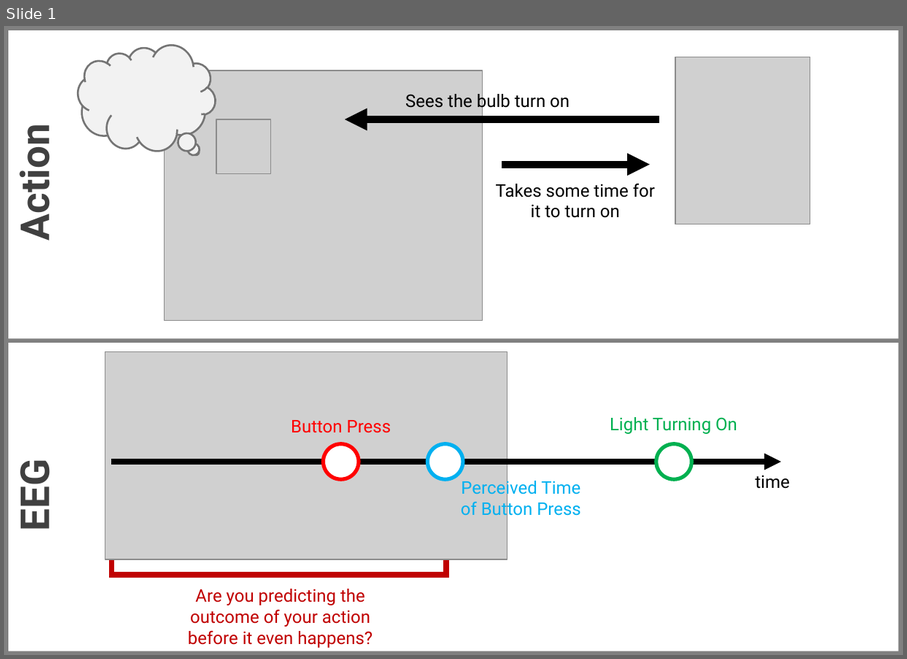
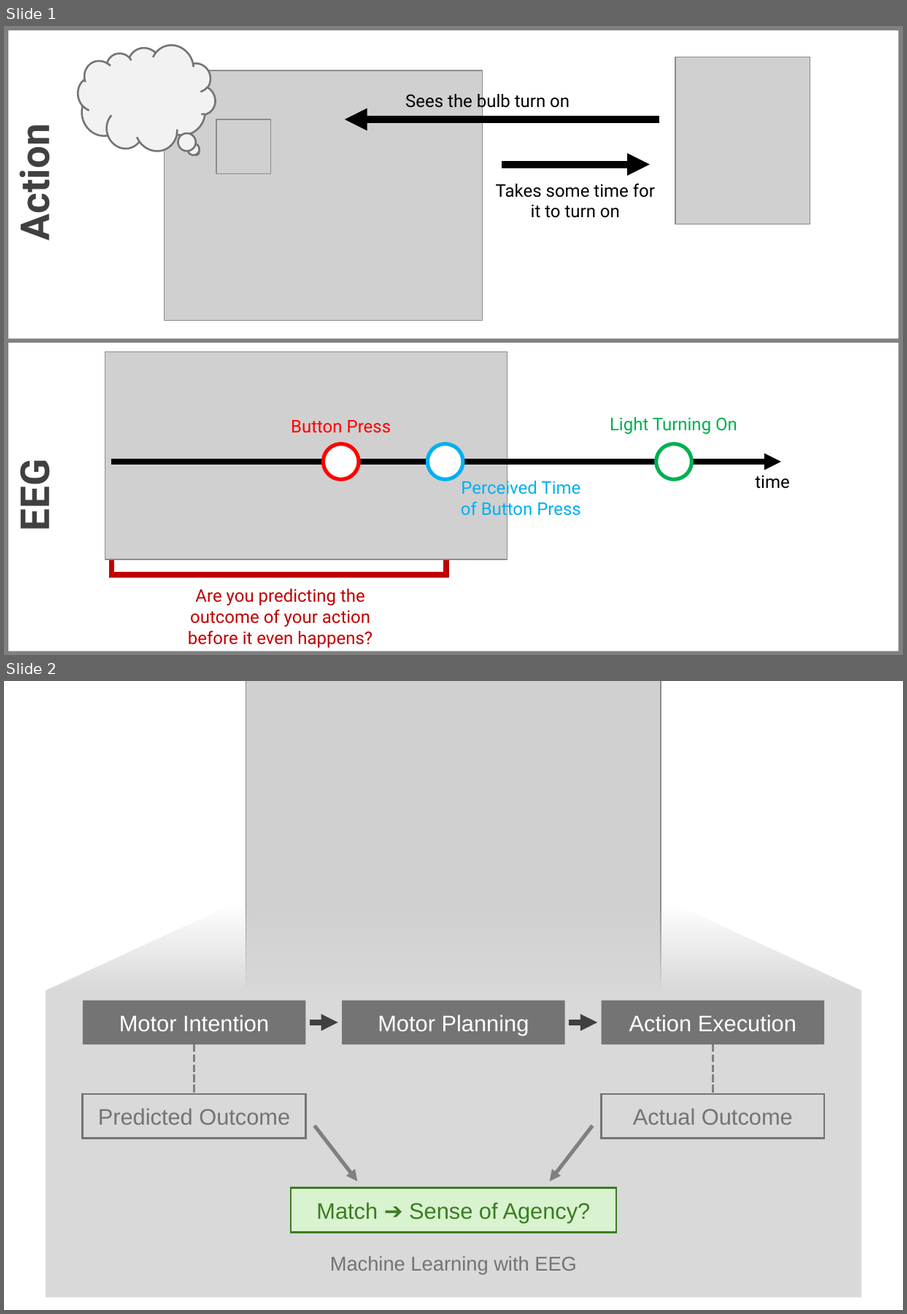
Before and after one commit to anwaypimpalkar/anwaypimpalkar.github.io, a slide deck: content/iitb/cover.pptx. Shown one above the other, each under a label of ours: slide 1 before the commit, slides 1 and 2 after it. The pictures are 907x659 and 907x1314 pixels, drawn with LibreOffice and Linux fonts; fonts in the diff are those of the drawing; grey boxes stand for pictures; background and template pictures are left out. Boxes give left, top, right and bottom in pixels: in the first picture for what was removed or moved away, otherwise in the second. Text is boxed around its words. In the diff, an @@ line names an element or a change of style, - is before the commit and + after.

```diff
--- a/content/iitb/cover.pptx
+++ b/content/iitb/cover.pptx
@@ slide 2 added at box(4, 681, 903, 1310), background picture (left out) @@
@@ picture added at box(246, 681, 660, 1058) @@
@@ trapezoid added at box(46, 905, 862, 991), fill gradient #D9D9D9 @@
@@ rectangle added at box(46, 991, 862, 1298), fill #D9D9D9 @@
@@ rectangle added at box(82, 1000, 305, 1045), fill #747474, 18 pt, text #FFFFFF @@
+Motor Intention
@@ rectangle added at box(342, 1000, 565, 1045), fill #747474, 18 pt, text #FFFFFF @@
+Motor Planning
@@ rectangle added at box(601, 1000, 825, 1045), fill #747474, 18 pt, text #FFFFFF @@
+Action Execution
@@ arrow added from (310, 1023) to (338, 1023), #404040 4.5 pt @@
@@ arrow added from (569, 1023) to (597, 1023), #404040 4.5 pt @@
@@ line added from (195, 1045) to (195, 1095), #808080 2 pt dashed @@
@@ line added from (713, 1045) to (713, 1095), #808080 2 pt dashed @@
@@ rectangle added at box(82, 1095, 305, 1139), outline #747474 1.5 pt, 18 pt, text #747474 @@
+Predicted Outcome
@@ rectangle added at box(601, 1095, 825, 1139), outline #747474 1.5 pt, 18 pt, text #747474 @@
+Actual Outcome
@@ arrow added from (314, 1126) to (357, 1182), #808080 3 pt @@
@@ arrow added from (593, 1126) to (550, 1182), #808080 3 pt @@
@@ rectangle added at box(291, 1188, 616, 1232), fill #D9F2D0, outline #3B7D23 1.5 pt, 18 pt, text #3B7D23 @@
+Match ➔ Sense of Agency?
@@ text added at box(330, 1256, 577, 1275), 16 pt, text #747474 @@
+Machine Learning with EEG
```
Also in this commit, not shown: 25 other files.
